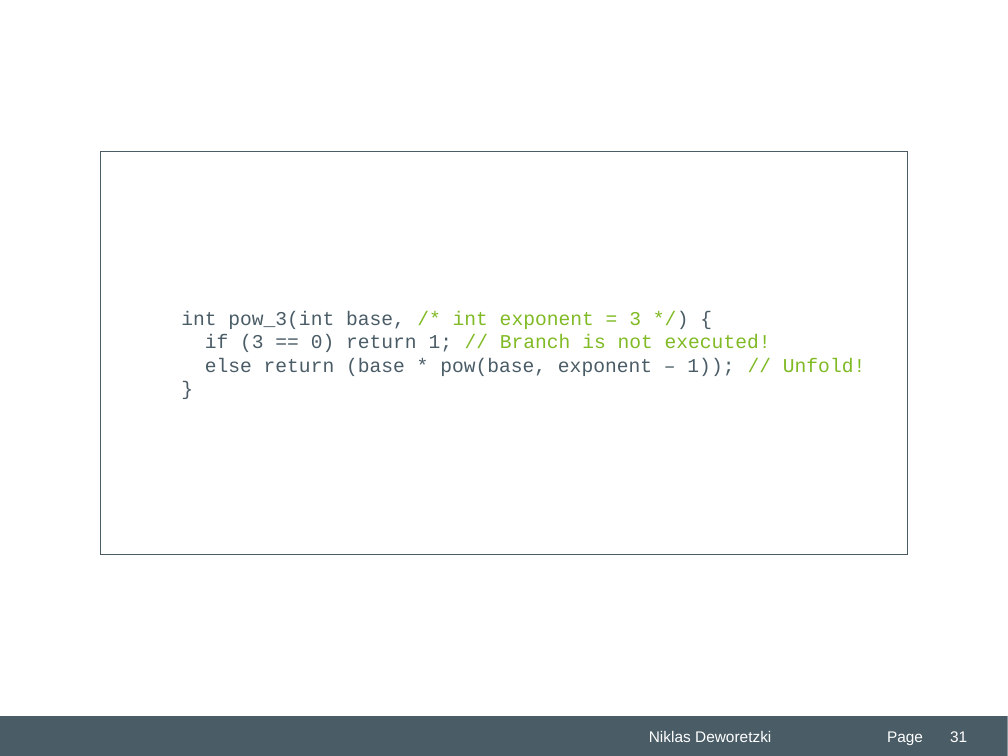
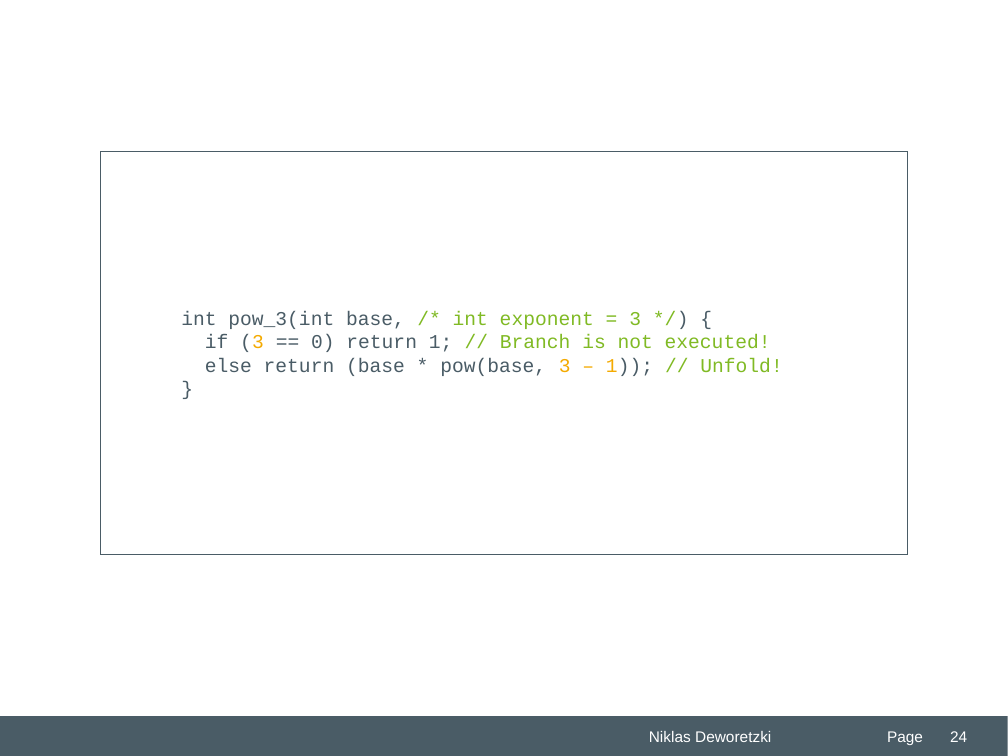
Before and after one commit to Niklas-Deworetzki/thm-masterseminar, a slide deck: slide 24 of paper/presentation/THM-Praesentation-FB06-MNI.odp (slide 31 before the commit). Drawn at 1008x756 pixels with LibreOffice and Linux fonts; fonts in the diff are those of the drawing; background and template pictures are left out. Boxes give left, top, right and bottom in pixels: in the first picture for what was removed or moved away, otherwise in the second. Text is boxed around its words. In the diff, an @@ line names an element or a change of style, - is before the commit and + after.

```diff
--- a/paper/presentation/THM-Praesentation-FB06-MNI.odp
+++ b/paper/presentation/THM-Praesentation-FB06-MNI.odp
@@ text in rectangle at [205,358,782,376]: text changed @@
-else return (base * pow(base, exponent – 1)); // Unfold!
+else return (base * pow(base, 3 – 1)); // Unfold!
@@ text in rectangle at [205,335,771,352]: text colour #4A5C66 to #F4AA00 in "(3" @@
@@ page number at [950,731,967,742]: text changed @@
-31
+24
```
Also in this commit, not shown: 9 other slides changed, 7 slides removed, 7 other files.
